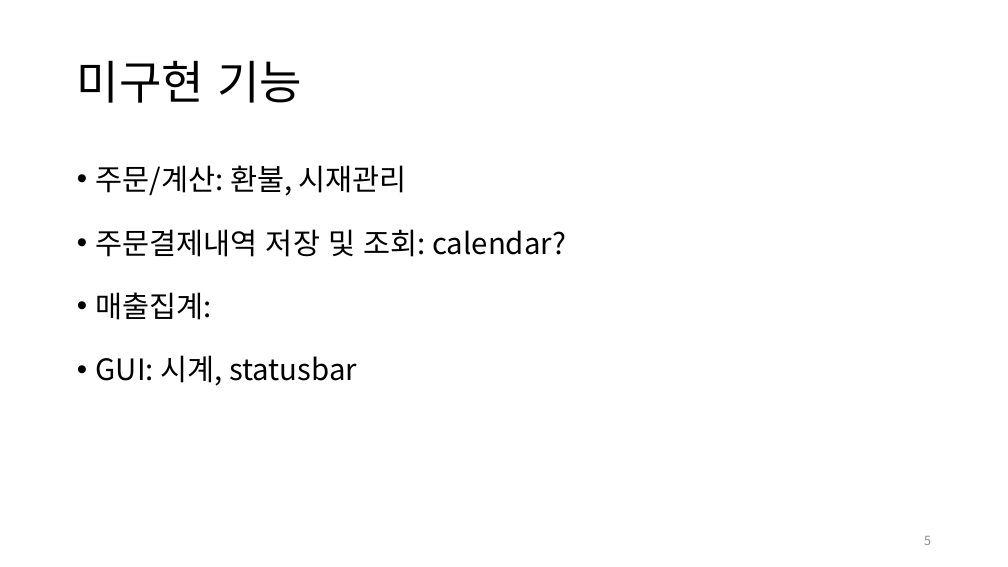
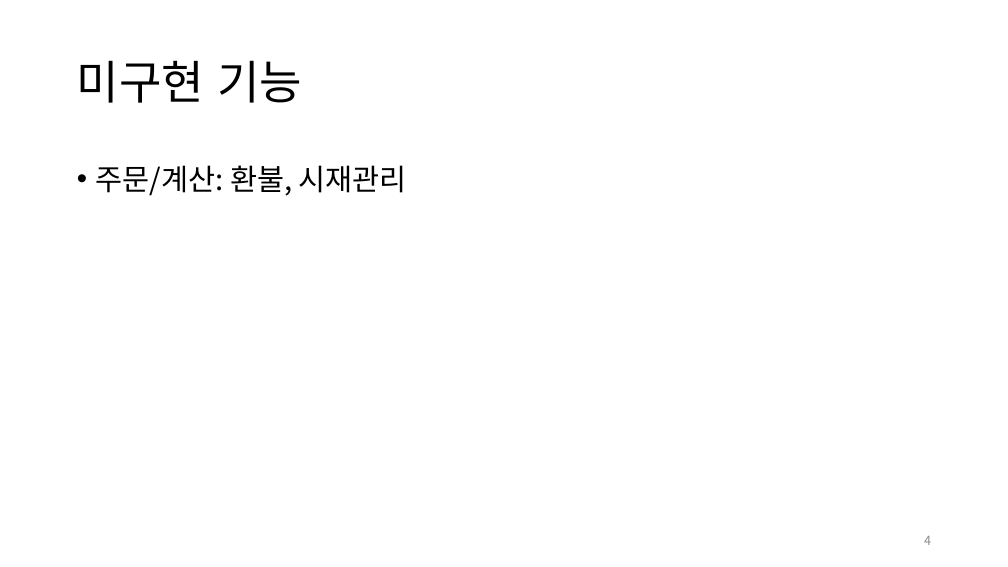
Before and after one commit to brilliantOh/POS_packages, a slide deck: slide 4 of Project presentation_200403_오서현.pptx (slide 5 before the commit). Drawn at 1008x567 pixels with LibreOffice and Linux fonts; fonts in the diff are those of the drawing. Boxes give left, top, right and bottom in pixels: in the first picture for what was removed or moved away, otherwise in the second. Text is boxed around its words. In the diff, an @@ line names an element or a change of style, - is before the commit and + after.

```diff
--- a/Project presentation_200403_오서현.pptx
+++ b/Project presentation_200403_오서현.pptx
@@ text at bbox=[96, 229, 566, 386]: paragraphs removed @@
-• 주문결제내역 저장 및 조회: calendar?
-• 매출집계:
-• GUI: 시계, statusbar
@@ page number at bbox=[924, 536, 931, 545]: text changed @@
-5
+4
```
Also in this commit, not shown: 1 slide added, 1 slide removed, 7 other files.
